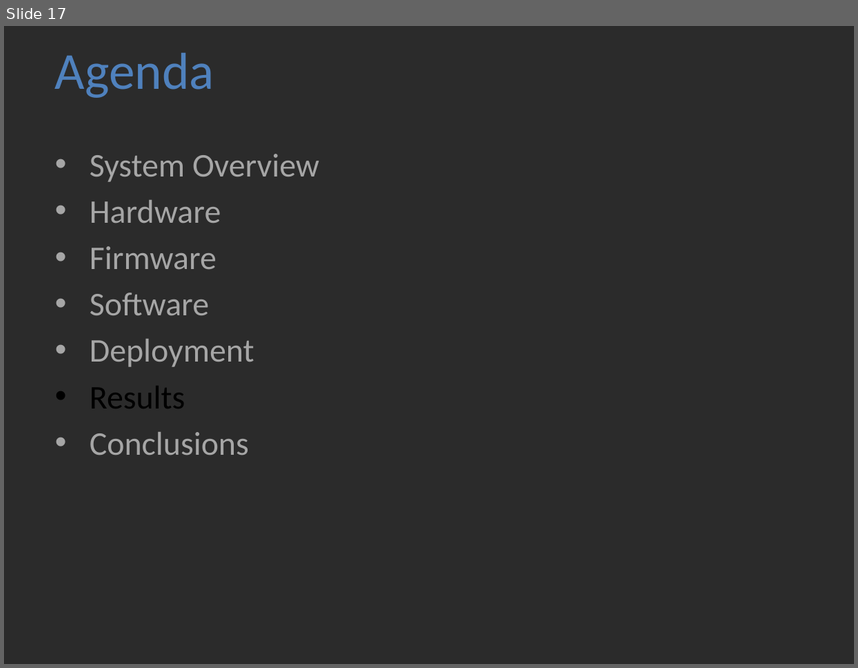
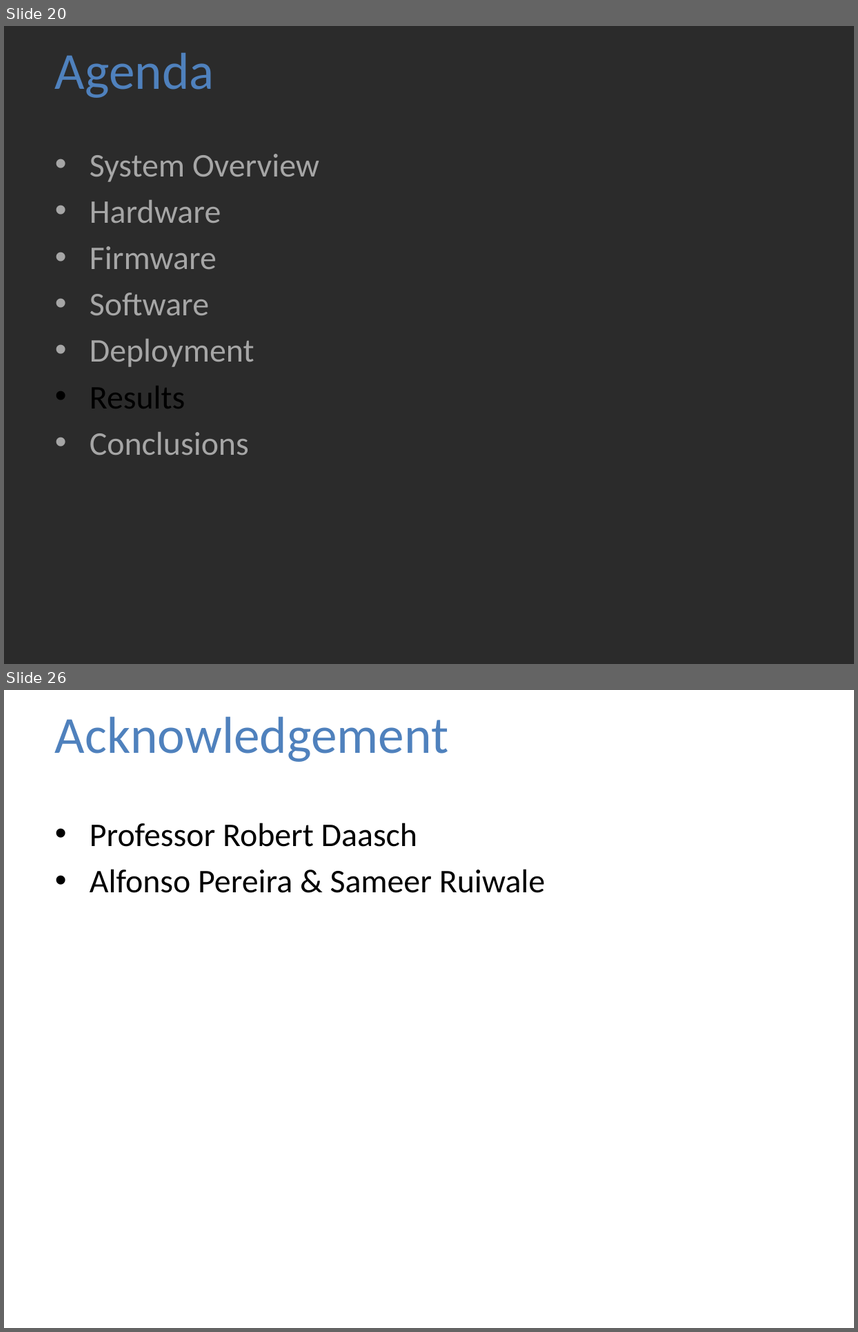
Before and after one commit to jolleekin/tiu-tracking, a slide deck: Docs/TIU_Tracking_Presentation_v1.pptx. Shown one above the other, each under a label of ours: slide 17 before the commit, slides 20 and 26 after it; the slides between them are not shown. The pictures are 858x668 and 858x1332 pixels, drawn with LibreOffice and Linux fonts; fonts in the diff are those of the drawing; background and template pictures are left out; a plain dark background stands for a picture behind light text. Boxes give left, top, right and bottom in pixels: in the first picture for what was removed or moved away, otherwise in the second. Text is boxed around its words. In the diff, an @@ line names an element or a change of style, - is before the commit and + after.

```diff
--- a/Docs/TIU_Tracking_Presentation_v1.pptx
+++ b/Docs/TIU_Tracking_Presentation_v1.pptx
@@ slide 26 added at [4,690,854,1328], background picture (left out) @@
@@ title added at [55,716,448,762], 44 pt, text #4F81BD @@
+Acknowledgement
@@ text added at [90,822,545,893], 28 pt, text #000000 @@
+• Professor Robert Daasch
+• Alfonso Pereira & Sameer Ruiwale
@@ what was slide 17 is now slide 20 @@
```
Also in this commit, not shown: 1 slide changed, 9 other slides added, 1 slide removed.
